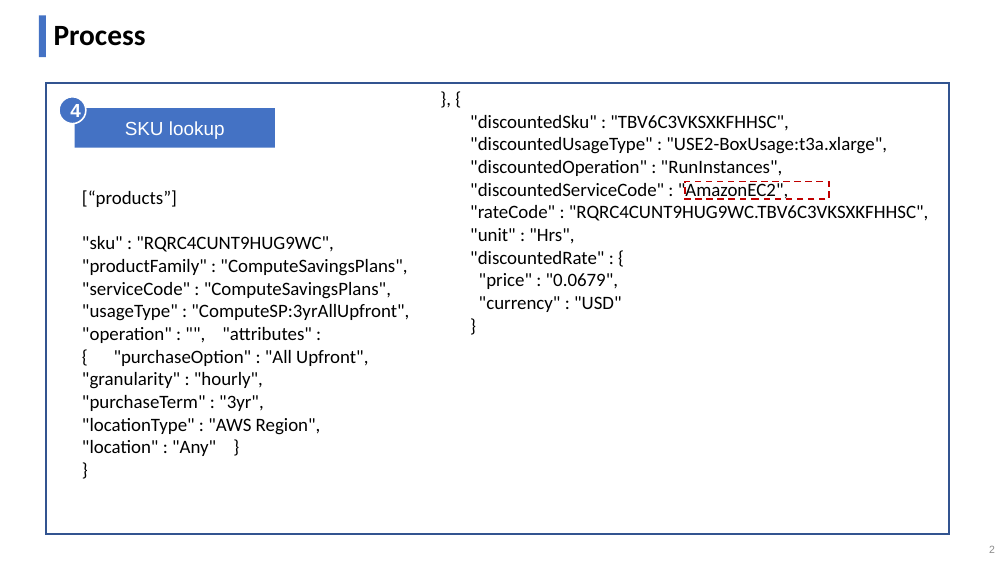
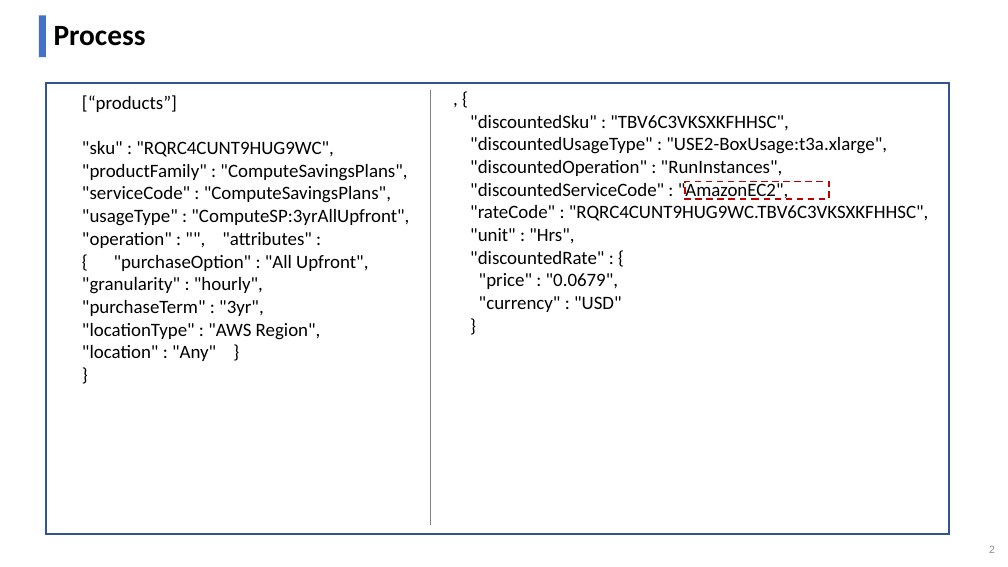
Before and after one commit to longhorn09/aws_prices, a slide deck: slide 2 of documentation.pptx. Drawn at 1008x567 pixels with LibreOffice and Linux fonts; fonts in the diff are those of the drawing. Boxes give left, top, right and bottom in pixels: in the first picture for what was removed or moved away, otherwise in the second. Text is boxed around its words. In the diff, an @@ line names an element or a change of style, - is before the commit and + after.

```diff
--- a/documentation.pptx
+++ b/documentation.pptx
@@ text "[“products”]": place and size @@
-text "[“products”]" at <box>82,190,409,456</box>
+text "[“products”]" at <box>82,95,409,361</box>
@@ text at <box>470,115,929,312</box>: text changed @@
-}, {
+, {
@@ ellipse removed at <box>59,97,86,124</box> @@
-4
@@ rectangle removed at <box>75,108,275,147</box> @@
-SKU lookup
@@ line added from (430, 526) to (430, 90), #808080 0.5 pt @@
```
Also in this commit, not shown: 1 other slide changed, 1 other file.
